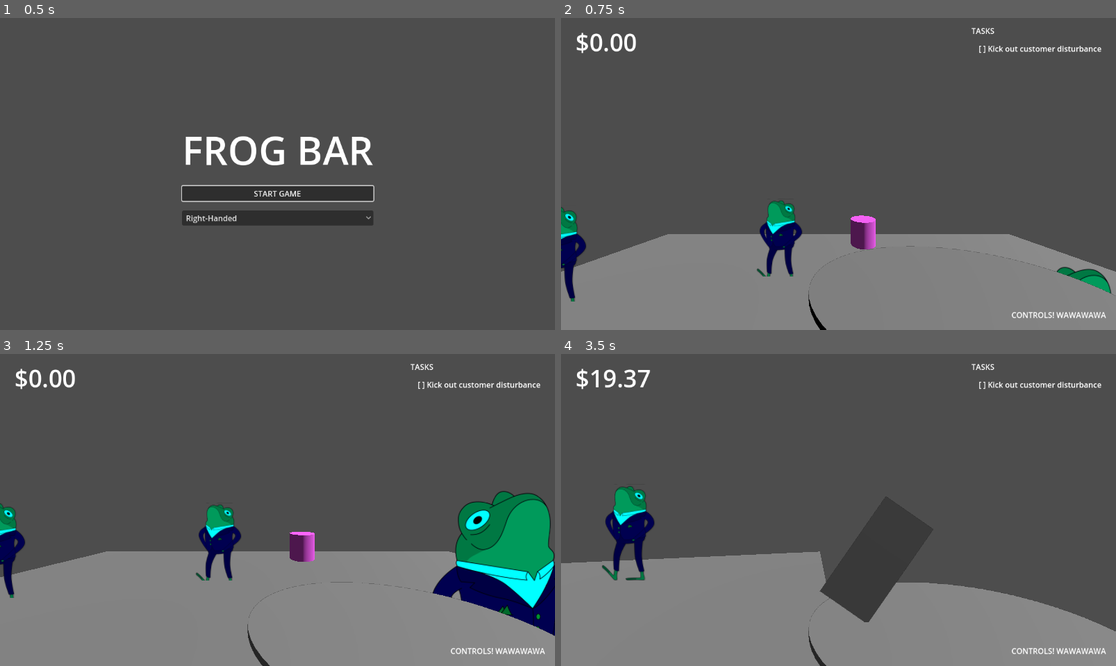
Above: before the commit, frames 1-4 (two rows, left to right).
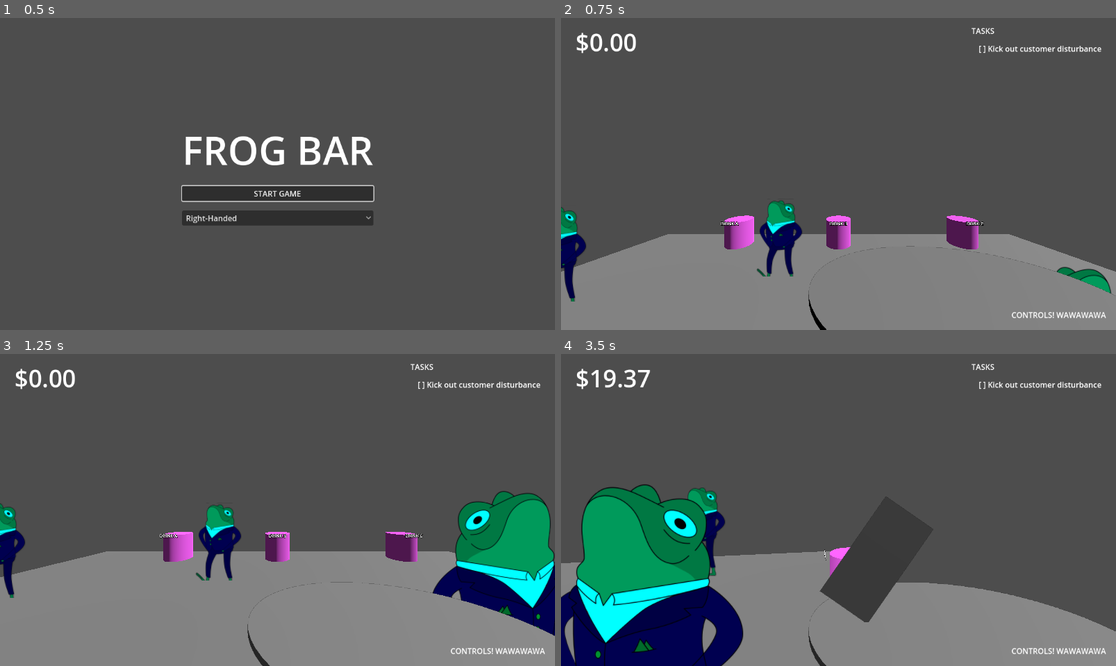
Above: after the commit, the same moments.

Repository: csweet22/FrogBar
Game: Godot game, scene res://Menus/main_menu.tscn
The game is run twice, just before and just after one commit, with the same random seed, the same clock (stepped at 60 frames per second) and the same inputs. The engine's default icon, where the game draws it, is replaced by a stand-in: a white triangle on a blue panel in a dark square.
Inputs:
- Up to frame 1 (0.5 s): no input
- Up to frame 2 (0.75 s): click "START GAME" at 0.5 s
- Up to frame 3 (1.25 s): no input
- Up to frame 4 (3.5 s): tap Enter (ui_accept) at 1.25, 1.52, 2.27 s; hold Space (interact) 1.28-2.03 s; hold W (move_up) 1.28-2.78 s; tap Space (interact) at 2.1 s; hold A (move_left) from 2.78 s (still down); hold Space (interact) from 2.78 s (still down)

Frame 1 is identical in both runs. In frame 2, 2.0% of the frame differs, in the area x 28-77%, y 63-75%; in frame 3, 1.9%; in frame 4, 15%, in the area x 0-53%, y 41-100%.

Commit message:
Giving frogs drinks

Diff:
--- a/Entities/frog.gd
+++ b/Entities/frog.gd
@@ -16,6 +16,8 @@
 @onready var nav: NavigationAgent3D = %NavigationAgent3D
 
 @onready var rng = RandomNumberGenerator.new()
+
+signal drink_gotten(drink_type: Drinks.DrinkType)
 
 func _ready() -> void:
 	rng.randomize()
@@ -62,7 +64,7 @@
 	pass
 
 func become_disturbance() -> void:
-	pass
+	print(name + " wants to become disturbance.")
 
 func set_drink_state(new_state: DrinkState) -> void:
 	drink_state = new_state
@@ -97,14 +99,32 @@
 		GameManager.remove_score(5.0)
 		drink_state = DrinkState.NO_DRINK
 
-func on_interact(tray_drinks: Array[Drinks.DrinkType]) -> Drinks.DrinkType:
+func on_interact(interactor: Node3D) -> void:
+	var drink_recieved = false
+
 	# Check if tray contains drink they want
 	# If so, change state and drink want.
-	for drink: Drinks.DrinkType in tray_drinks:
+	for drink: Drinks.DrinkType in GameManager.tray_scene.tray_contents:
 		if drink == drink_want:
+			GameManager.add_score(5.0)
 			set_drink_state(DrinkState.HAS_DRINK)
-			return Drinks.DrinkType
+			drink_recieved = true
+			$BubbleRoot.visible = false
+			# remove drink from tray with signal
+			drink_gotten.emit(drink_want)
+			get_random_drink()
 
-	# Do the "nuh-uh"
 
-	return Drinks.NO_MATCH
+	if not drink_recieved:
+		# Do the "nuh-uh"
+		pass
+
+func get_random_drink():
+	drink_want = Drinks.DrinkType.values().pick_random()
+	while drink_want == Drinks.DrinkType.NO_MATCH:
+		drink_want = Drinks.DrinkType.values().pick_random()
+
+func want_drink():
+	drink_state = DrinkState.WANTS_DRINK
+	$BubbleRoot.visible = true
+	$BubbleRoot/Label3D.text = "I want to drink " + str( Drinks.DrinkType.keys()[drink_want])
--- a/Entities/frog.tscn
+++ b/Entities/frog.tscn
@@ -1,7 +1,8 @@
-[gd_scene load_steps=5 format=3 uid="uid://em305t33pc75"]
+[gd_scene load_steps=7 format=3 uid="uid://em305t33pc75"]
 
 [ext_resource type="Script" path="res://Entities/frog.gd" id="1_ayld7"]
 [ext_resource type="Texture2D" uid="uid://bvm4dupurs1jc" path="res://Gfx/frog_MAN_relax_TEST.png" id="2_lfkgo"]
+[ext_resource type="Texture2D" uid="uid://dm3tk1yy87s7h" path="res://icon.svg" id="3_ha7wd"]
 
 [sub_resource type="CapsuleShape3D" id="CapsuleShape3D_uvtbl"]
 
@@ -15,6 +16,9 @@
 "name": &"default",
 "speed": 5.0
 }]
+
+[sub_resource type="CapsuleShape3D" id="CapsuleShape3D_jdarc"]
+radius = 0.735
 
 [node name="Frog" type="CharacterBody3D" node_paths=PackedStringArray("movement_timer", "talking_timer", "invincibility_timer")]
 script = ExtResource("1_ayld7")
@@ -49,3 +53,24 @@
 transform = Transform3D(0.15, 0, 0, 0, 0.15, 0, 0, 0, 1, -0.1, 1, 0)
 billboard = 2
 sprite_frames = SubResource("SpriteFrames_2bcvu")
+
+[node name="InteractionArea" type="Area3D" parent="."]
+
+[node name="CollisionShape3D" type="CollisionShape3D" parent="InteractionArea"]
+transform = Transform3D(1, 0, 0, 0, 1, 0, 0, 0, 1, 0, 1, 0)
+shape = SubResource("CapsuleShape3D_jdarc")
+
+[node name="BubbleRoot" type="Node3D" parent="."]
+visible = false
+
+[node name="Bubble" type="Sprite3D" parent="BubbleRoot"]
+transform = Transform3D(1, 0, 0, 0, 0.571189, 0, 0, 0, 1, 0, 2.6, 0)
+modulate = Color(0, 0, 0, 1)
+billboard = 2
+texture = ExtResource("3_ha7wd")
+
+[node name="Label3D" type="Label3D" parent="BubbleRoot"]
+transform = Transform3D(1, 0, 0, 0, 1, 0, 0, 0, 1, 0, 2.6, 0)
+sorting_offset = 1.0
+billboard = 2
+text = "I WANT A"
--- a/Entities/player.gd
+++ b/Entities/player.gd
@@ -3,8 +3,6 @@
 
 const SPEED = 5.0
 const JUMP_VELOCITY = 4.5
-
-var tray_contents: Array[Drinks.DrinkType] = []
 
 @export var rotation_speed = 2.0
 
@@ -81,10 +79,10 @@
 func _on_interaction_area_area_entered(area: Area3D) -> void:
 	if area.owner.has_method("on_interact"):
 		interactables.append(area.owner)
-	print(interactables)
+	#print(interactables)
 
 
 func _on_interaction_area_area_exited(area: Area3D) -> void:
 	if area.owner.has_method("on_interact"):
 		interactables.erase(area.owner)
-	print(interactables)
+	#print(interactables)
--- a/game_manager.gd
+++ b/game_manager.gd
@@ -11,6 +11,8 @@
 
 signal game_ended
 signal score_changed(new_score: float)
+
+var tray_scene: Node3D
 
 func _ready() -> void:
 	game_timer.timeout.connect(load_end_menu)
@@ -32,8 +34,9 @@
 func start_game():
 	# load in all frogs in scene into list
 	frogs = find_nodes_with_script(get_tree().root, load("res://Entities/frog.gd"))
+	tray_scene = find_nodes_with_script(get_tree().root, load("res://tray_scene.gd"))[0]
 	for frog in frogs:
-		pass
+		frog.drink_gotten.connect(tray_scene.remove_drink)
 
 func start_timer():
 	game_timer.start()
@@ -47,11 +50,20 @@
 
 func make_disturbance() -> void:
 	# Loop through all frogs, find one that is not looking for an order
+	for frog in frogs:
+		var random_frog = frogs.pick_random()
+		if random_frog.drink_state != 1:
+			random_frog.become_disturbance()
+			break
 	pass
 
 func make_order_request() -> void:
 	# Loop through all frogs, find one that is either neutral or has a drink
-	pass
+	for frog in frogs:
+		var random_frog = frogs.pick_random()
+		if random_frog.drink_state == 0:
+			random_frog.want_drink()
+			break
 
 func find_nodes_with_script(root: Node, script: Script) -> Array[Node]:
 	var nodes_with_script: Array[Node] = []
@@ -63,3 +75,11 @@
 		nodes_with_script += find_nodes_with_script(child, script)
 
 	return nodes_with_script
+
+
+func _on_drink_request_timer_timeout() -> void:
+	make_order_request()
+
+
+func _on_disturbance_timer_timeout() -> void:
+	make_disturbance()
--- a/game_manager.tscn
+++ b/game_manager.tscn
@@ -9,3 +9,14 @@
 [node name="GameTimer" type="Timer" parent="."]
 wait_time = 240.0
 one_shot = true
+
+[node name="DrinkRequestTimer" type="Timer" parent="."]
+wait_time = 5.0
+autostart = true
+
+[node name="DisturbanceTimer" type="Timer" parent="."]
+wait_time = 13.0
+autostart = true
+
+[connection signal="timeout" from="DrinkRequestTimer" to="." method="_on_drink_request_timer_timeout"]
+[connection signal="timeout" from="DisturbanceTimer" to="." method="_on_disturbance_timer_timeout"]
--- a/main_level.tscn
+++ b/main_level.tscn
@@ -51,7 +51,27 @@
 can_move = true
 
 [node name="bar_spawner" parent="." instance=ExtResource("3_h8axe")]
-transform = Transform3D(1, 0, 0, 0, 1, 0, 0, 0, 1, 1, 0, -7)
+transform = Transform3D(1, 0, 0, 0, 1, 0, 0, 0, 1, -4, 0, -7)
+
+[node name="Label3D" type="Label3D" parent="bar_spawner"]
+transform = Transform3D(1, 0, 0, 0, 1, 0, 0, 0, 1, 0, 1, 0.6)
+text = "DRINK A"
+
+[node name="bar_spawner2" parent="." instance=ExtResource("3_h8axe")]
+transform = Transform3D(1, 0, 0, 0, 1, 0, 0, 0, 1, 0, 0, -7)
+drink_type = 2
+
+[node name="Label3D" type="Label3D" parent="bar_spawner2"]
+transform = Transform3D(1, 0, 0, 0, 1, 0, 0, 0, 1, 0, 1, 0.6)
+text = "DRINK B"
+
+[node name="bar_spawner3" parent="." instance=ExtResource("3_h8axe")]
+transform = Transform3D(1, 0, 0, 0, 1, 0, 0, 0, 1, 5, 0, -7)
+drink_type = 3
+
+[node name="Label3D" type="Label3D" parent="bar_spawner3"]
+transform = Transform3D(1, 0, 0, 0, 1, 0, 0, 0, 1, 0, 1, 0.6)
+text = "DRINK C"
 
 [node name="NavigationRegion3D" type="NavigationRegion3D" parent="."]
 navigation_mesh = SubResource("NavigationMesh_5ocl7")
@@ -67,3 +87,5 @@
 [connection signal="pushed" from="Player" to="TrayScene" method="_on_player_pushed"]
 [connection signal="rotated" from="Player" to="TrayScene" method="_on_player_rotated"]
 [connection signal="spawn_drink" from="bar_spawner" to="TrayScene" method="_on_bar_spawner_spawn_drink"]
+[connection signal="spawn_drink" from="bar_spawner2" to="TrayScene" method="_on_bar_spawner_spawn_drink"]
+[connection signal="spawn_drink" from="bar_spawner3" to="TrayScene" method="_on_bar_spawner_spawn_drink"]
--- a/tray_scene.gd
+++ b/tray_scene.gd
@@ -13,6 +13,8 @@
 @export var tipping_speed: float = 0.05
 
 @onready var drink_scene: PackedScene = preload("res://Entities/drink.tscn")
+
+var tray_contents: Array[Drinks.DrinkType] = []
 
 # Called when the node enters the scene tree for the first time.
 func _ready() -> void:
@@ -56,9 +58,15 @@
 func _on_player_pushed() -> void:
 	on_push()
 
+func remove_drink(drink_type: Drinks.DrinkType):
+	print("Trying to remove " + Drinks.DrinkType.keys()[drink_type])
+	tray_contents.erase(drink_type)
+	print("tray_contents" + str(tray_contents))
 
 func _on_bar_spawner_spawn_drink(drink_type: Drinks.DrinkType) -> void:
 	var instance: Node3D = drink_scene.instantiate()
 	instance.position = Vector3(-0.4, 1.0, 0.0)
 	instance.set_up(drink_type)
+	tray_contents.append(drink_type)
 	add_child(instance)
+	print("tray_contents" + str(tray_contents))
